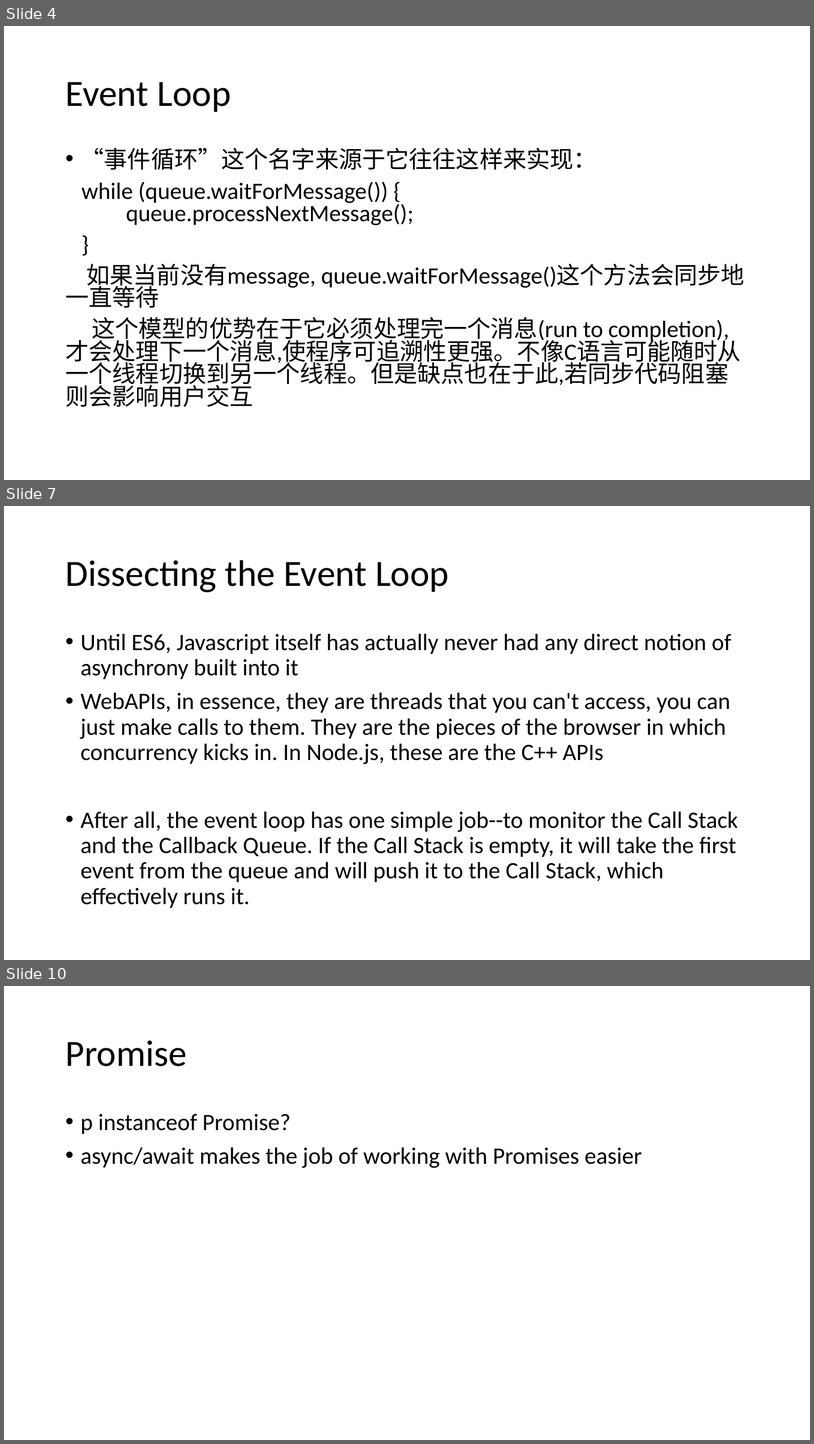
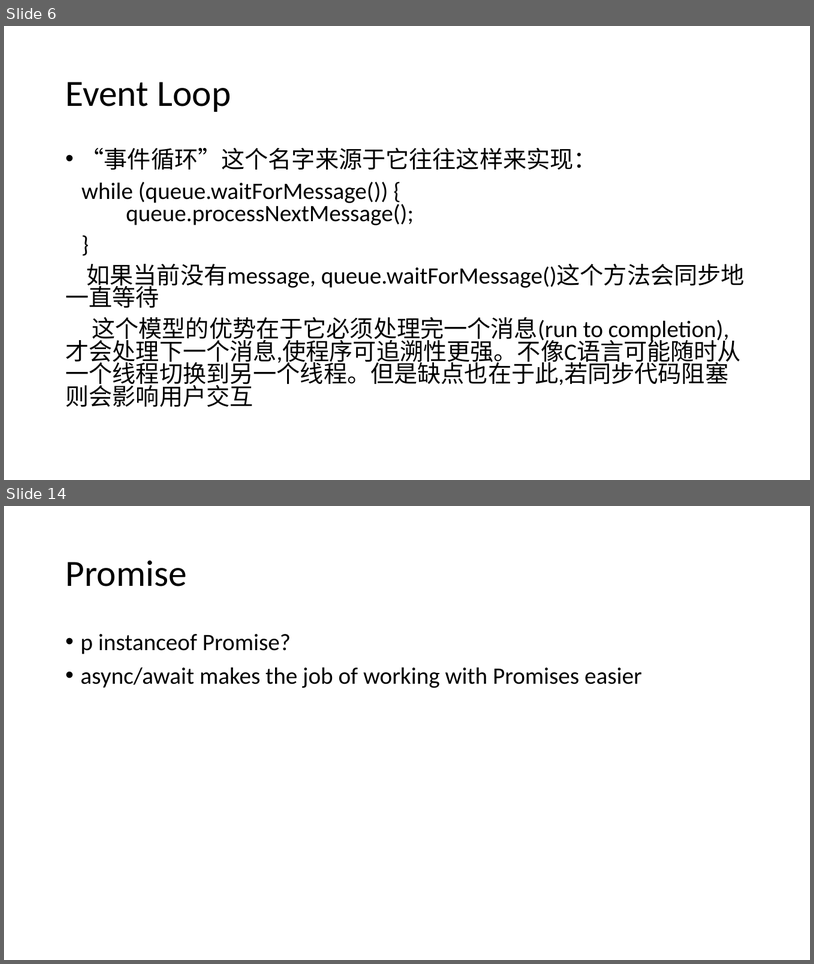
Before and after one commit to WHITE-ILMARE/Technique-Share, a slide deck: Deep Digging in Browser.pptx. Shown one above the other, each under a label of ours: slides 4, 7 and 10 before the commit, slides 6 and 14 after it; the slides between them are not shown. The pictures are 814x1444 and 814x964 pixels, drawn with LibreOffice and Linux fonts; fonts in the diff are those of the drawing. Boxes give left, top, right and bottom in pixels: in the first picture for what was removed or moved away, otherwise in the second. Text is boxed around its words. In the diff, an @@ line names an element or a change of style, - is before the commit and + after.

```diff
--- a/Deep Digging in Browser.pptx
+++ b/Deep Digging in Browser.pptx
@@ slide 7 removed at (4, 506, 810, 960), background #FFFFFF @@
@@ title removed at (65, 560, 449, 592) @@
-Dissecting the Event Loop
@@ text removed at (81, 633, 738, 908) @@
-• Until ES6, Javascript itself has actually never had any direct notion of asynchrony built into it
-• WebAPIs, in essence, they are threads that you can't access, you can just make calls to them. They are the pieces of the browser in which concurrency kicks in. In Node.js, these are the C++ APIs
-• After all, the event loop has one simple job--to monitor the Call Stack and the Callback Queue. If the Call Stack is empty, it will take the first event from the queue and will push it to the Call Stack, which effectively runs it.
@@ what was slide 4 is now slide 6 @@
@@ what was slide 10 is now slide 14 @@
```
Also in this commit, not shown: 1 slide changed, 10 slides added, 5 other slides removed, 1 other file.
